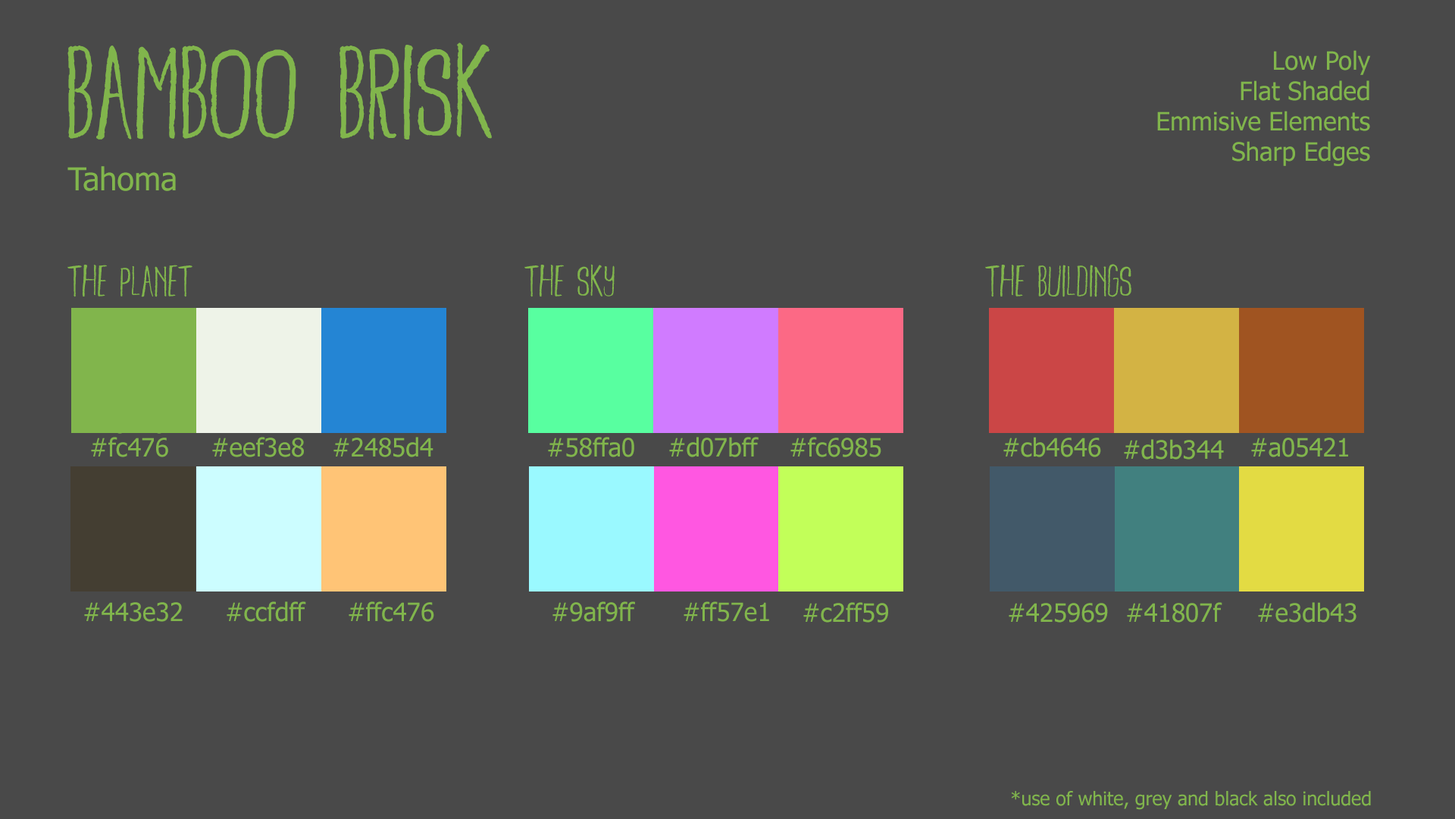
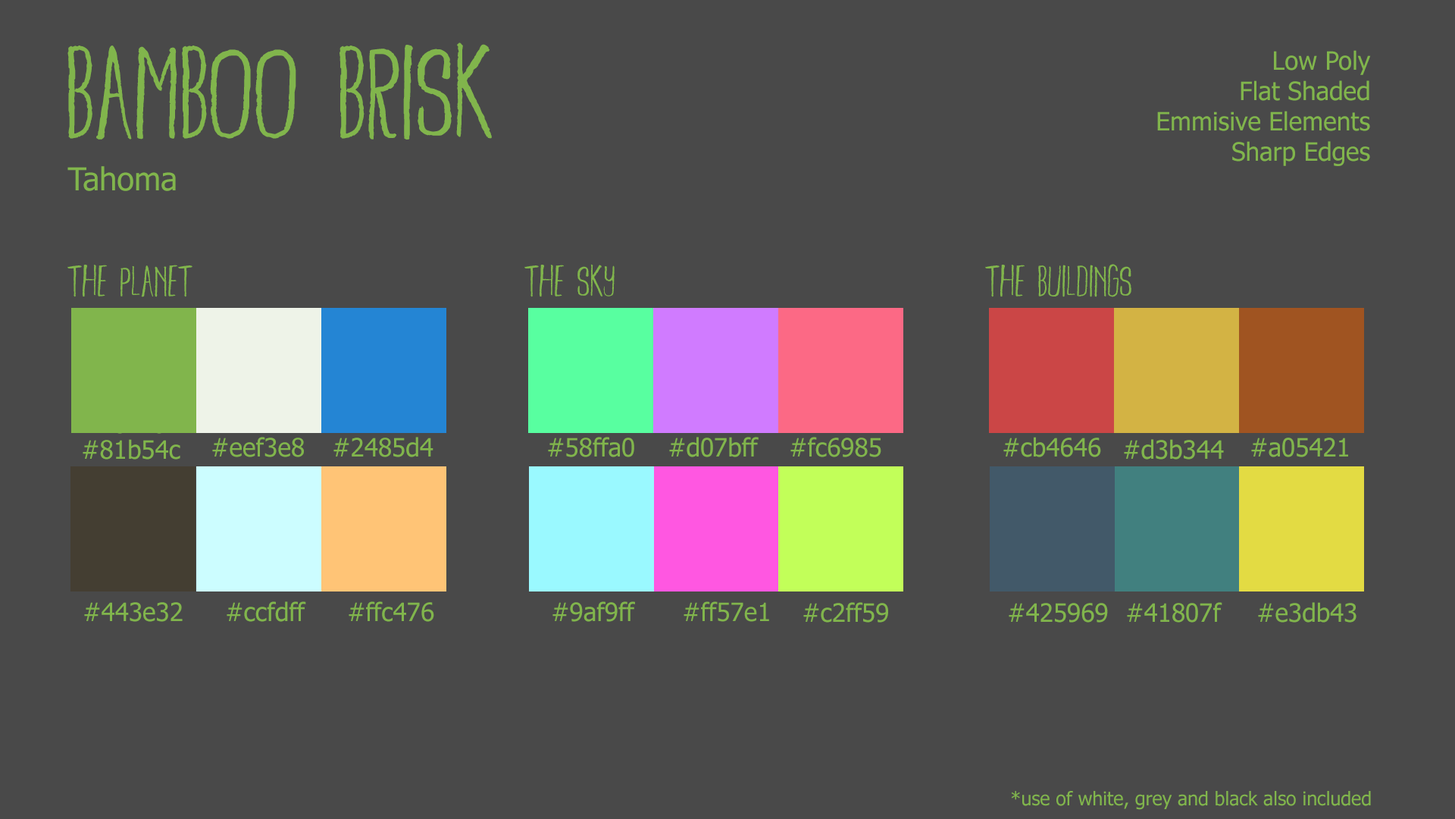
The second 1455x819 image is a revision of the first. Changes to its layers:
renamed "#fc476" to "#81b54c", painted on it over [left=82, top=436, right=181, bottom=460]
